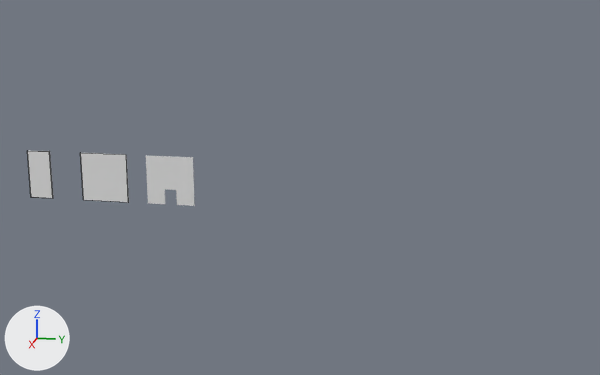
What one commit did to the Blender file LD42/Assets/Models/BuildingPieces.blend.
Camera for both pictures: a camera (50 mm lens) standing at (188.0, 75.9, 52.8) and looking at (-2.6, 37.8, 5.2). The axes (+X, +Y, +Z) are drawn at lower left. The lights are the same throughout. Mesh edges are drawn as thin lines on the coarser meshes.

In view in the first picture: 'Door', 'HalfWall', 'Wall'.
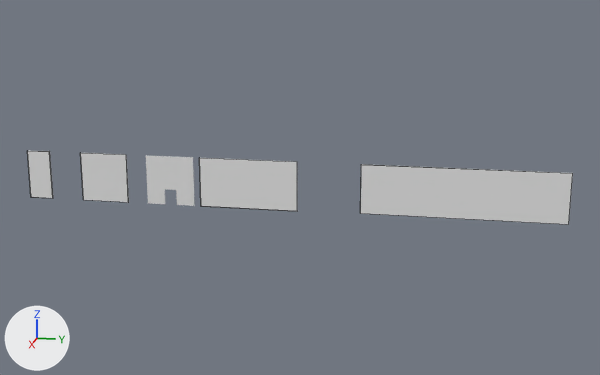
The change, as a list of edits to the scene's bpy script:
```text
Add ob_largewall:
    ob_largewall = bpy.data.objects.new('LargeWall', me_cube_001.copy())  # the mesh of ob_wall
    ob_largewall.location = (0.0, 13.6, 0.0)
    ob_largewall.rotation_euler = (1.571, 0.0, 0.0)  # degrees (90, 0, 0)
    ob_largewall.scale = (1.0, 1.0, 2.0)
Add ob_hugewall:
    ob_hugewall = bpy.data.objects.new('HugeWall', me_cube_001.copy())  # the mesh of ob_wall
    ob_hugewall.location = (-4.2, 52.3, -0.9)
    ob_hugewall.rotation_euler = (1.571, 0.0, 0.0)  # degrees (90, 0, 0)
    ob_hugewall.scale = (1.0, 1.0, 4.0)
```

Pixel boxes (x1, y1, x2, y2) of what changed, in the pictures (600 x 375 px):
'HugeWall', added: after (360, 164, 573, 224)
'LargeWall', added: after (199, 158, 297, 211)
